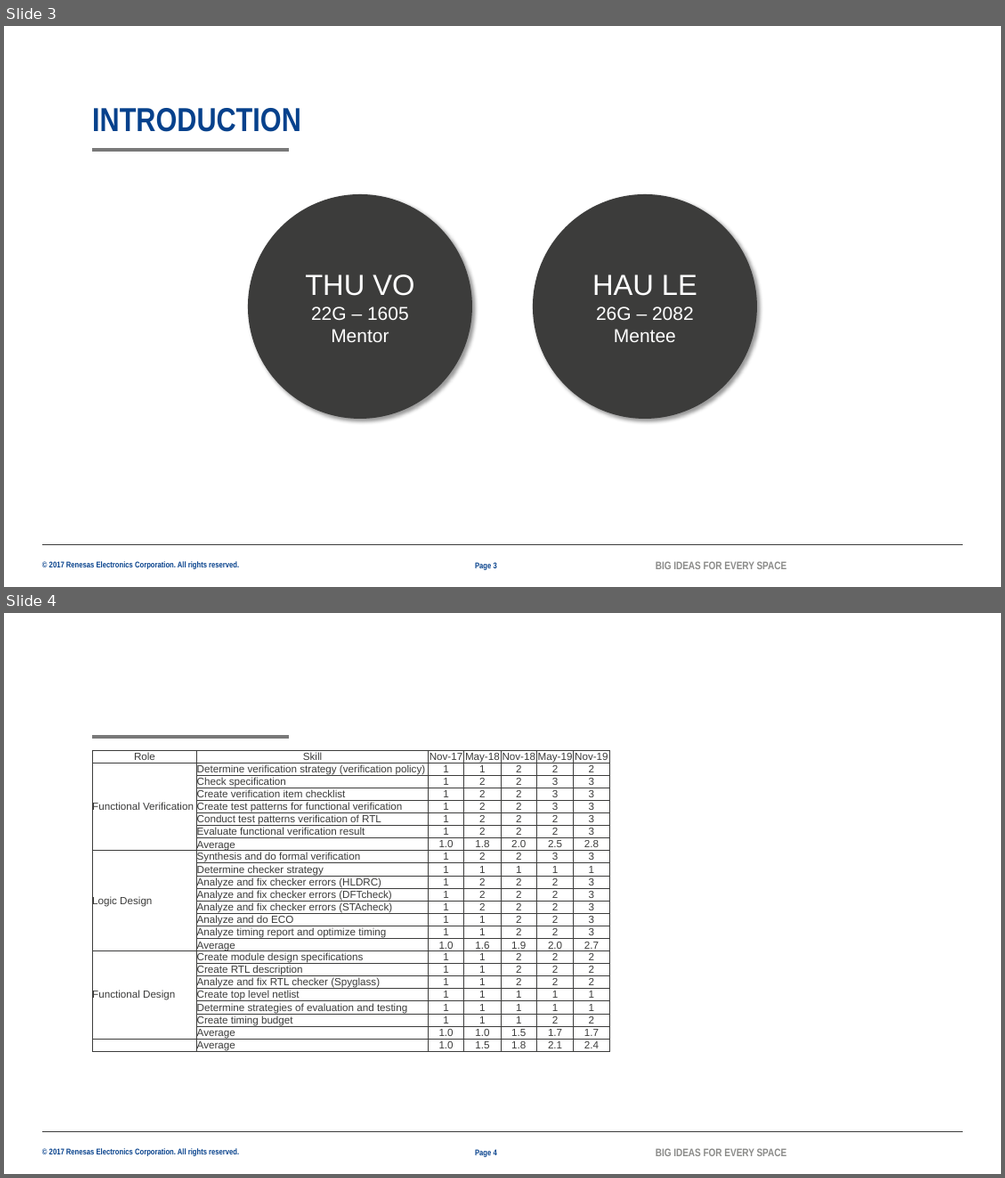
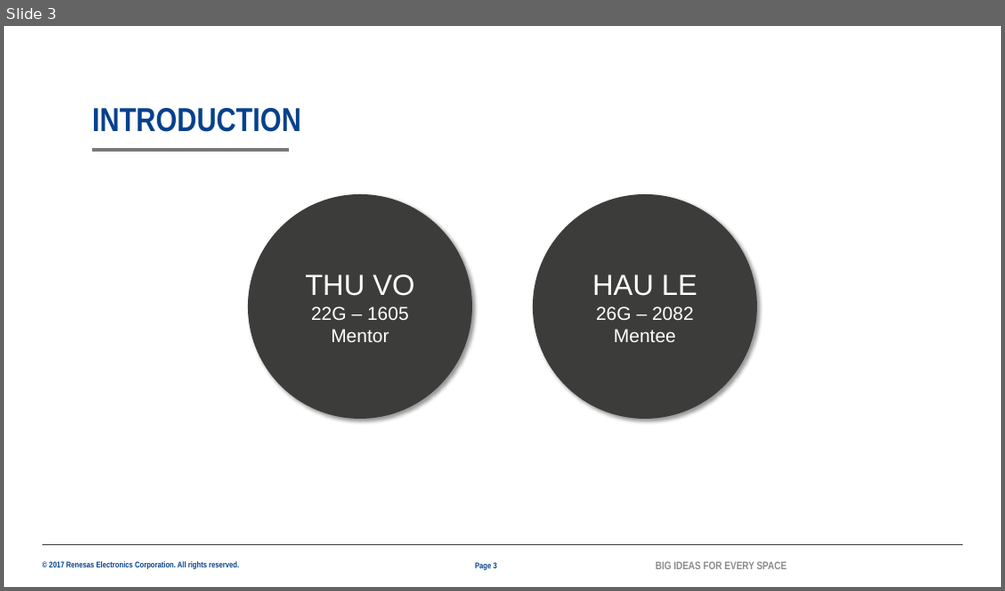
Before and after one commit to lesyhau/bridge, a slide deck: mms.pptx. Shown one above the other, each under a label of ours: slides 3 and 4 before the commit, slide 3 after it. The pictures are 1005x1178 and 1005x591 pixels, drawn with LibreOffice and Linux fonts; fonts in the diff are those of the drawing; background and template pictures are left out. Boxes give left, top, right and bottom in pixels: in the first picture for what was removed or moved away, otherwise in the second. Text is boxed around its words. In the diff, an @@ line names an element or a change of style, - is before the commit and + after.

```diff
--- a/mms.pptx
+++ b/mms.pptx
@@ slide 4 removed at box(4, 613, 1001, 1174), background #FFFFFF; not listed: 4 template elements that a slide beside it also shows @@
@@ table removed at box(92, 751, 609, 1054), 24 rows, 7 columns @@
-Role | Skill | Nov-17 | May-18 | Nov-18 | May-19 | Nov-19
-Functional Verification | Determine verification strategy (verification policy) | 1 | 1 | 2 | 2 | 2
- | Check specification | 1 | 2 | 2 | 3 | 3
- | Create verification item checklist | 1 | 2 | 2 | 3 | 3
- | Create test patterns for functional verification | 1 | 2 | 2 | 3 | 3
- | Conduct test patterns verification of RTL | 1 | 2 | 2 | 2 | 3
- | Evaluate functional verification result | 1 | 2 | 2 | 2 | 3
- | Average | 1.0 | 1.8 | 2.0 | 2.5 | 2.8
-Logic Design | Synthesis and do formal verification | 1 | 2 | 2 | 3 | 3
- | Determine checker strategy | 1 | 1 | 1 | 1 | 1
- | Analyze and fix checker errors (HLDRC) | 1 | 2 | 2 | 2 | 3
- | Analyze and fix checker errors (DFTcheck) | 1 | 2 | 2 | 2 | 3
- | Analyze and fix checker errors (STAcheck) | 1 | 2 | 2 | 2 | 3
- | Analyze and do ECO | 1 | 1 | 2 | 2 | 3
- | Analyze timing report and optimize timing | 1 | 1 | 2 | 2 | 3
- | Average | 1.0 | 1.6 | 1.9 | 2.0 | 2.7
-Functional Design | Create module design specifications | 1 | 1 | 2 | 2 | 2
- | Create RTL description | 1 | 1 | 2 | 2 | 2
- | Analyze and fix RTL checker (Spyglass) | 1 | 1 | 2 | 2 | 2
- | Create top level netlist | 1 | 1 | 1 | 1 | 1
- | Determine strategies of evaluation and testing | 1 | 1 | 1 | 1 | 1
- | Create timing budget | 1 | 1 | 1 | 2 | 2
- | Average | 1.0 | 1.0 | 1.5 | 1.7 | 1.7
- | Average | 1.0 | 1.5 | 1.8 | 2.1 | 2.4
@@ page number removed at box(475, 1149, 497, 1157) @@
-Page 4
```
Also in this commit, not shown: 9 slides changed, 4 slides added, 1 other slide removed.
